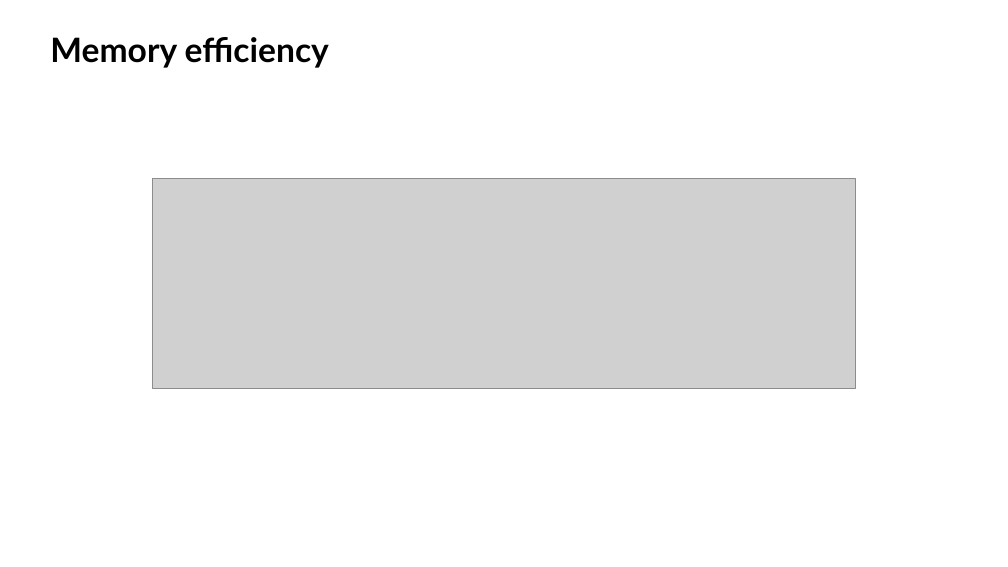
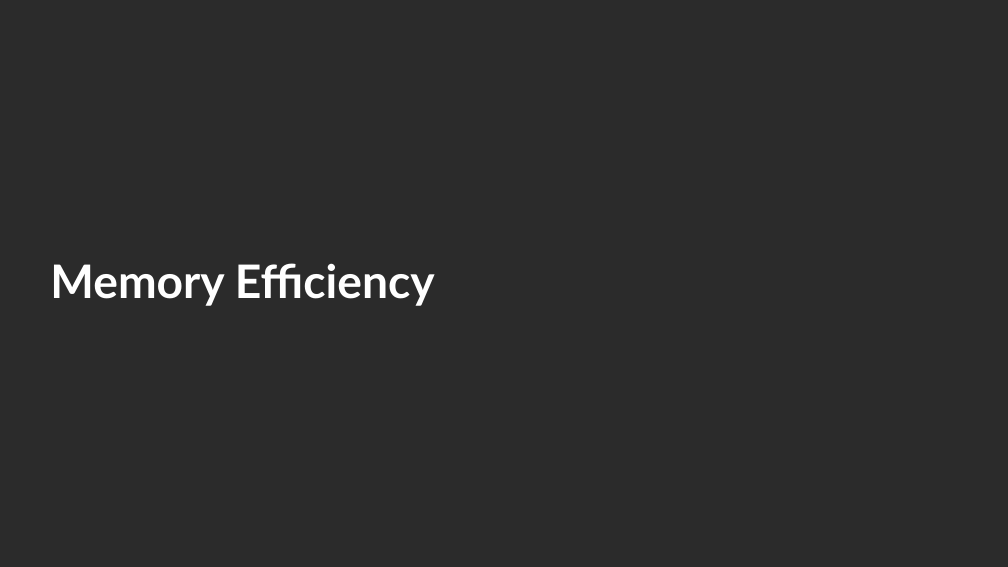
Before and after one commit to valkey-io/assets, a slide deck: slide 19 of slides/Valkey community deck.pptx (slide 14 before the commit). Drawn at 1008x567 pixels with LibreOffice and Linux fonts; fonts in the diff are those of the drawing; grey boxes stand for pictures; background and template pictures are left out; a plain dark background stands for a picture behind light text. Boxes give left, top, right and bottom in pixels: in the first picture for what was removed or moved away, otherwise in the second. Text is boxed around its words. In the diff, an @@ line names an element or a change of style, - is before the commit and + after.

Commit message:
Update slides skill and community deck
- Add Valkey Admin slide (layout 9 with screenshot)
- Add Valkey GLIDE slide with native shape architecture diagram
- Add example custom slides (3-card, 2-col comparison, tall comparison)
- Remove Valkey Glide placeholder slide
- Update slides-skill.md with full learnings:
  - Custom card patterns with standard coordinates
  - Theme color table
  - SVG insertion workaround for python-pptx
  - Shape rules (no rounded corners, theme colors only)
  - Placeholder removal for custom slides
  - Slide master limitations

```diff
--- a/slides/Valkey community deck.pptx
+++ b/slides/Valkey community deck.pptx
@@ background #FFFFFF to picture (left out) @@
@@ picture removed at (153,178,855,389) @@
@@ title at (50,263,435,306): text changed; size 32 to 44 pt; text colour #000000 to #FFFFFF @@
-Memory efficiency
+Memory Efficiency
@@ title "Memory Efficiency" at (50,263,435,306): vertical alignment top to middle @@
```
Also in this commit, not shown: 5 other slides changed, 6 slides added, 12 slides removed, 1 other file.
